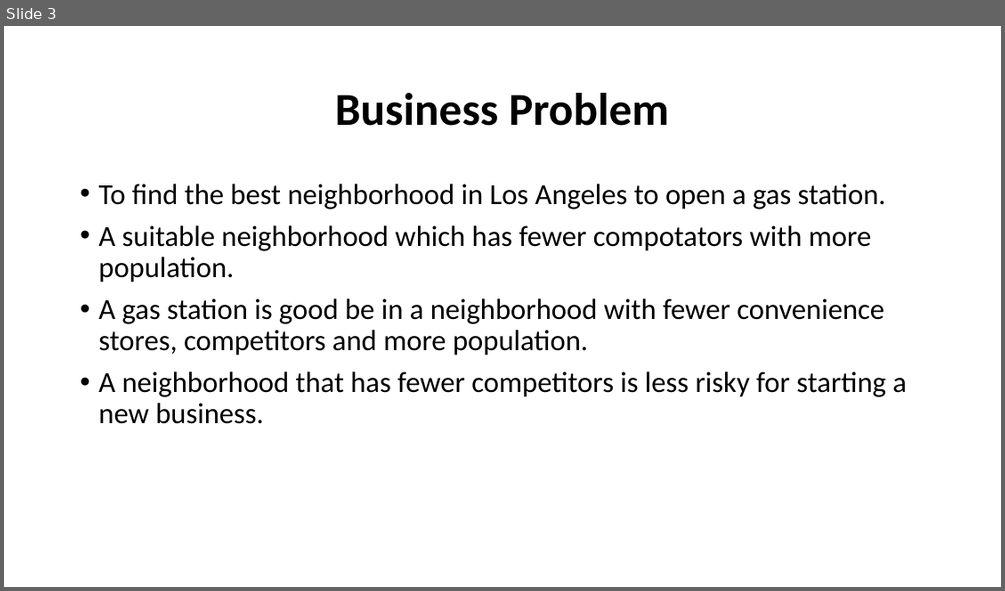
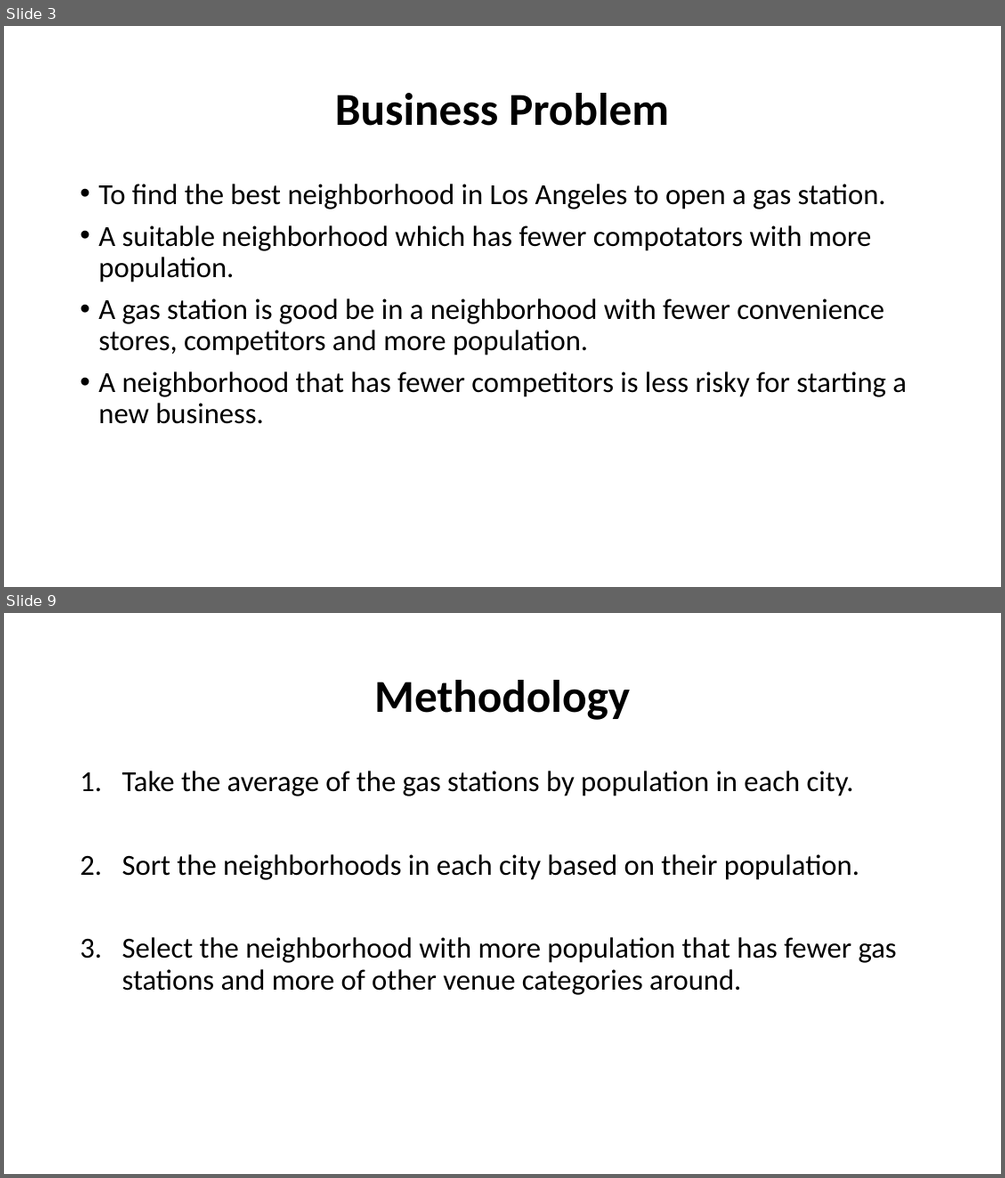
Before and after one commit to manipopuri/Coursera_Capstone, a slide deck: Find the Best Location to Open a Gas Station in Los Angeles.pptx. Shown one above the other, each under a label of ours: slide 3 before the commit, slides 3 and 9 after it; the slides between them are not shown. The pictures are 1005x591 and 1005x1178 pixels, drawn with LibreOffice and Linux fonts; fonts in the diff are those of the drawing. Boxes give left, top, right and bottom in pixels: in the first picture for what was removed or moved away, otherwise in the second. Text is boxed around its words. In the diff, an @@ line names an element or a change of style, - is before the commit and + after.

```diff
--- a/Find the Best Location to Open a Gas Station in Los Angeles.pptx
+++ b/Find the Best Location to Open a Gas Station in Los Angeles.pptx
@@ slide 9 added at [4, 613, 1001, 1174], background #FFFFFF @@
@@ title added at [374, 680, 630, 720], 44 pt, text #000000, bold @@
+Methodology
@@ text added at [122, 771, 897, 995], 28 pt, text #000000 @@
+1. Take the average of the gas stations by population in each city.
+2. Sort the neighborhoods in each city based on their population.
+3. Select the neighborhood with more population that has fewer gas stations and more of other venue categories around.
```
Also in this commit, not shown: 9 other slides added.
